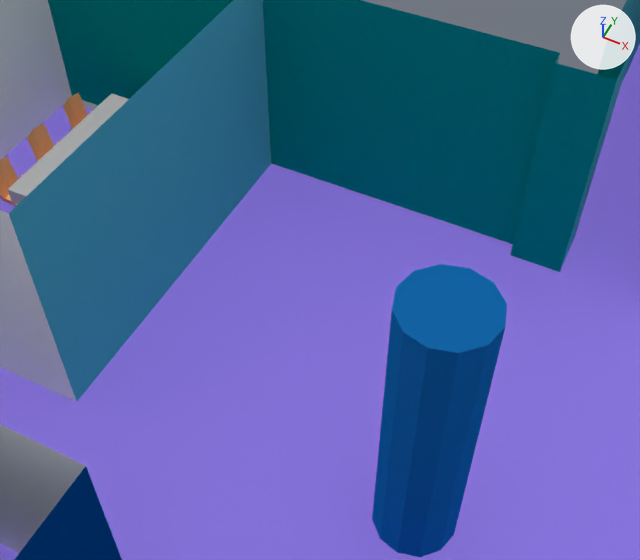
What one commit did to the Blender file models/manoterasJoin.blend.
The view is the same before and after, from a 50 mm camera at (-0.333, -1.199, 0.771) aimed at (-0.602, -0.66, 0.098). Arrows for +X, +Y and +Z are at upper right; the lights stay in place.

Before the edit, the objects in view are built like this:
```python
me_plane = bpy.data.meshes.new('Plane')
me_plane.from_pydata(...)  # 7773 vertices, 5156 faces; spans x -5.52..0.99, y -0.14..0.17, z -1.68..3.37
me_plane.materials.append(mat_cristales)  # its picture is missing
me_plane.materials.append(mat_blue3)  # blue #1464a5
me_plane.materials.append(mat_aqua1)  # cyan #49a5b6
me_plane.materials.append(mat_blue4)  # blue #1973b8
me_plane.materials.append(mat_aquawhite)  # white #eaf9fa
me_plane.materials.append(mat_navy)  # dark blue #072146
me_plane.materials.append(mat_blue1)  # blue #004481
me_plane.materials.append(mat_aqua2)  # cyan #028484
me_plane.materials.append(mat_grey)  # grey #b5b5b5
me_plane.materials.append(mat_green)  # green #48ae64
me_plane.materials.append(mat_orangelight)  # beige #fab27f
me_plane.materials.append(mat_transparenttexture)  # its picture is missing
me_plane.materials.append(mat_redlight)  # pink #e77d8e
me_plane.materials.append(mat_black)  # dark grey #4b4b4b
me_plane.materials.append(mat_yellowlight)  # yellow #fade8e
me_plane.materials.append(mat_yellow1)  # yellow #f8cd51
me_plane.materials.append(mat_blue2)  # dark blue #043263
me_plane.materials.append(mat_purple2)  # its picture is missing
ob_paredes = bpy.data.objects.new('paredes', me_plane)
ob_paredes.location = (3.124, 1.689, 0.131)
ob_paredes.rotation_euler = (1.571, 0.0, 0.0)  # degrees (90, 0, 0)
```
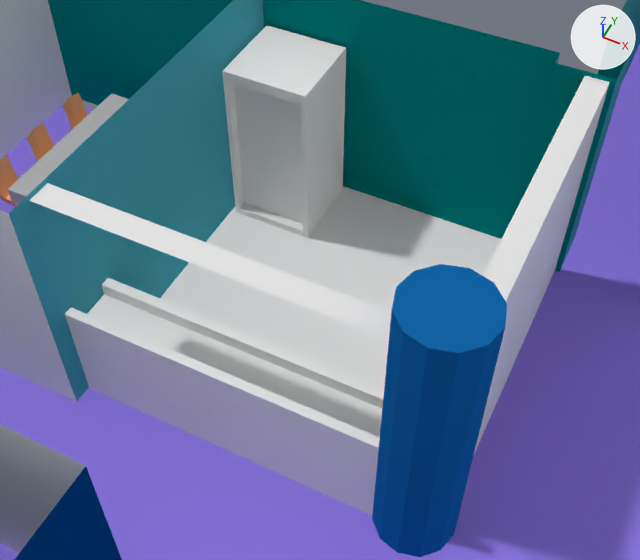
Where the change shows, as pixel boxes (x1, y1, x2, y2) in the pictures (640 x 560 px):
'cocina', added
    after: (29, 76, 610, 515)
'nevera', added
    after: (222, 26, 346, 238)

Diff of the bpy script that builds the scene:
```diff
--- a/models/manoterasJoin.blend.py
+++ b/models/manoterasJoin.blend.py
@@ me_plane_001 @@
+me_plane_001.from_pydata(...)  # 28 vertices, 11 faces; spans x -0.23..0.164, y -0.133..0.136, z -0.334..0.069
@@ me_cube @@
+me_cube.from_pydata([(-1.043, -0.749, 0.021), (-1.043, -0.749, 0.235), (-1.043, -0.649, 0.021), (-1.043, -0.649, 0.235), (-0.942, -0.749, 0.021), (-0.942, -0.749, 0.235), (-0.942, -0.649, 0.021), (-0.942, -0.649, 0.235), (-1.037, -0.749, 0.033), (-1.037, -0.749, 0.222), (-0.948, -0.749, 0.033), (-0.948, -0.749, 0.222), (-1.037, -0.738, 0.033), (-1.037, -0.738, 0.222), (-0.948, -0.738, 0.033), (-0.948, -0.738, 0.222)], [], [(0, 1, 3, 2), (2, 3, 7, 6), (6, 7, 5, 4), (5, 1, 9, 11), (2, 6, 4, 0), (7, 3, 1, 5), (4, 5, 11, 10), (1, 0, 8, 9), (0, 4, 10, 8), (10, 11, 15, 14), (8, 10, 14, 12), (9, 8, 12, 13), (11, 9, 13, 15), (12, 14, 15, 13)])
@@ ob_cocina @@
+ob_cocina = bpy.data.objects.new('cocina', me_plane_001)
+ob_cocina.location = (-0.566, -0.754, 0.126)
+ob_cocina.rotation_euler = (1.571, 0.0, 0.0)  # degrees (90, 0, 0)
@@ ob_nevera @@
+ob_nevera = bpy.data.objects.new('nevera', me_cube)
+ob_nevera.location = (0.256, 0.224, -0.028)
```
